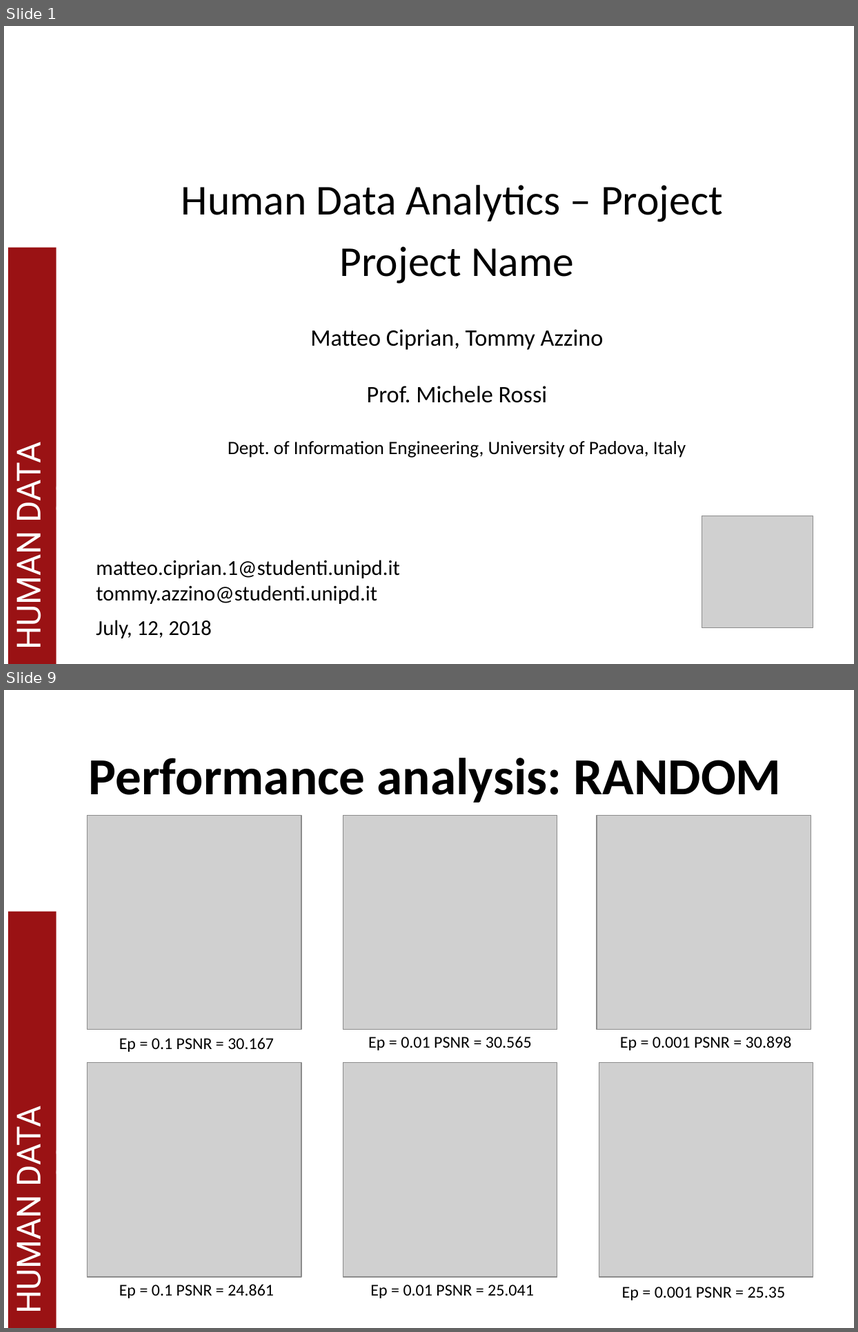
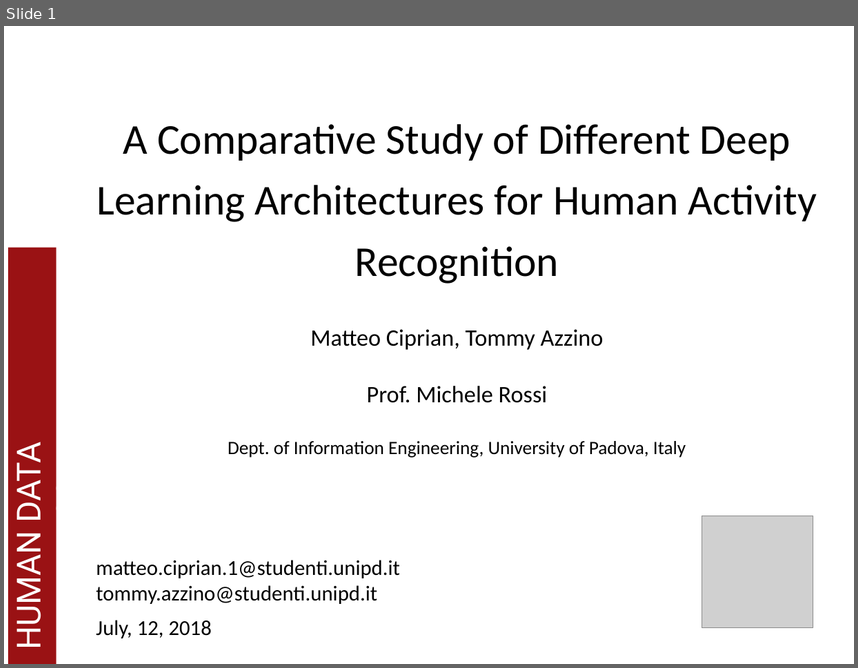
Before and after one commit to MatCip/HDA_project, a slide deck: slides_hda_project.pptx. Shown one above the other, each under a label of ours: slides 1 and 9 before the commit, slide 1 after it; the slides between them are not shown. The pictures are 858x1332 and 858x668 pixels, drawn with LibreOffice and Linux fonts; fonts in the diff are those of the drawing; grey boxes stand for pictures; background and template pictures are left out. Boxes give left, top, right and bottom in pixels: in the first picture for what was removed or moved away, otherwise in the second. Text is boxed around its words. In the diff, an @@ line names an element or a change of style, - is before the commit and + after.

```diff
--- a/slides_hda_project.pptx
+++ b/slides_hda_project.pptx
@@ slide 9 removed at [4, 690, 854, 1328], background #FFFFFF; not listed: 2 template elements that a slide beside it also shows @@
@@ title removed at [88, 758, 782, 802] @@
-Performance analysis: RANDOM
@@ picture removed at [87, 815, 301, 1029] @@
@@ picture removed at [343, 815, 557, 1029] @@
@@ picture removed at [597, 815, 811, 1029] @@
@@ text removed at [119, 1037, 274, 1052] @@
-Ep = 0.1 PSNR = 30.167
@@ text removed at [368, 1036, 532, 1050] @@
-Ep = 0.01 PSNR = 30.565
@@ text removed at [620, 1036, 792, 1050] @@
-Ep = 0.001 PSNR = 30.898
@@ picture removed at [87, 1063, 301, 1276] @@
@@ picture removed at [343, 1063, 557, 1276] @@
@@ picture removed at [599, 1063, 813, 1276] @@
@@ text removed at [119, 1283, 274, 1298] @@
-Ep = 0.1 PSNR = 24.861
@@ text removed at [370, 1284, 534, 1298] @@
-Ep = 0.01 PSNR = 25.041
@@ text removed at [622, 1286, 786, 1300] @@
-Ep = 0.001 PSNR = 25.35
@@ slide 1 changed as well @@
@@ title at [96, 124, 817, 283]: text changed @@
-Human Data Analytics – Project
-Project Name
+A Comparative Study of Different Deep Learning Architectures for Human Activity Recognition
```
Also in this commit, not shown: 2 other slides changed, 15 slides added, 11 other slides removed, 2 other files.
